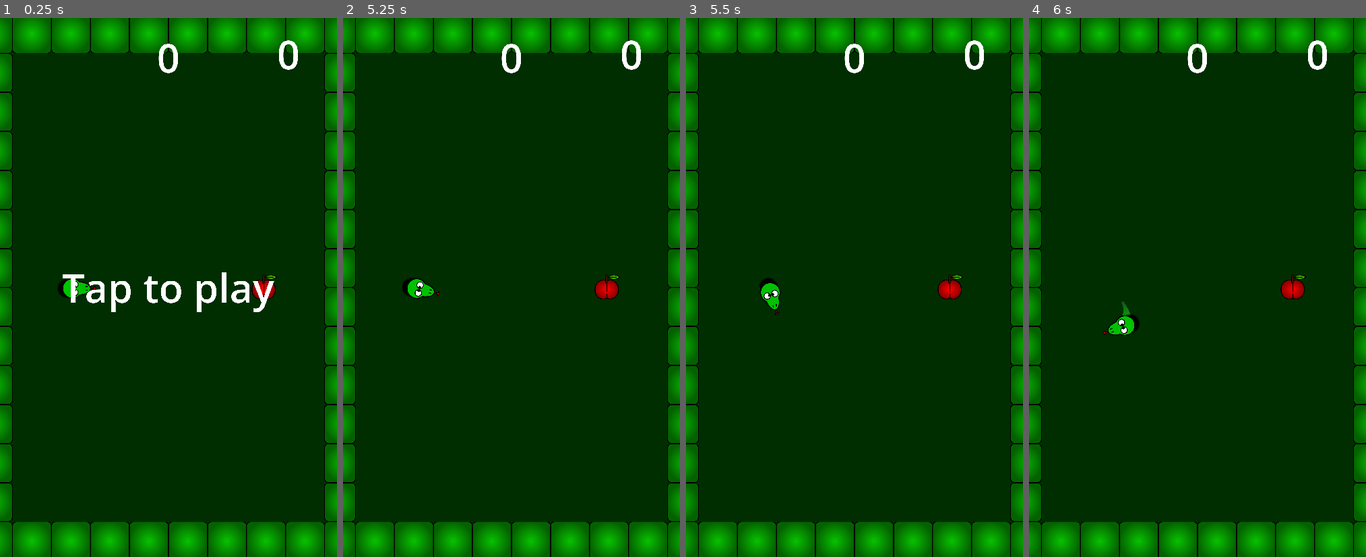
Above: before the commit, frames 1-4 (left to right).
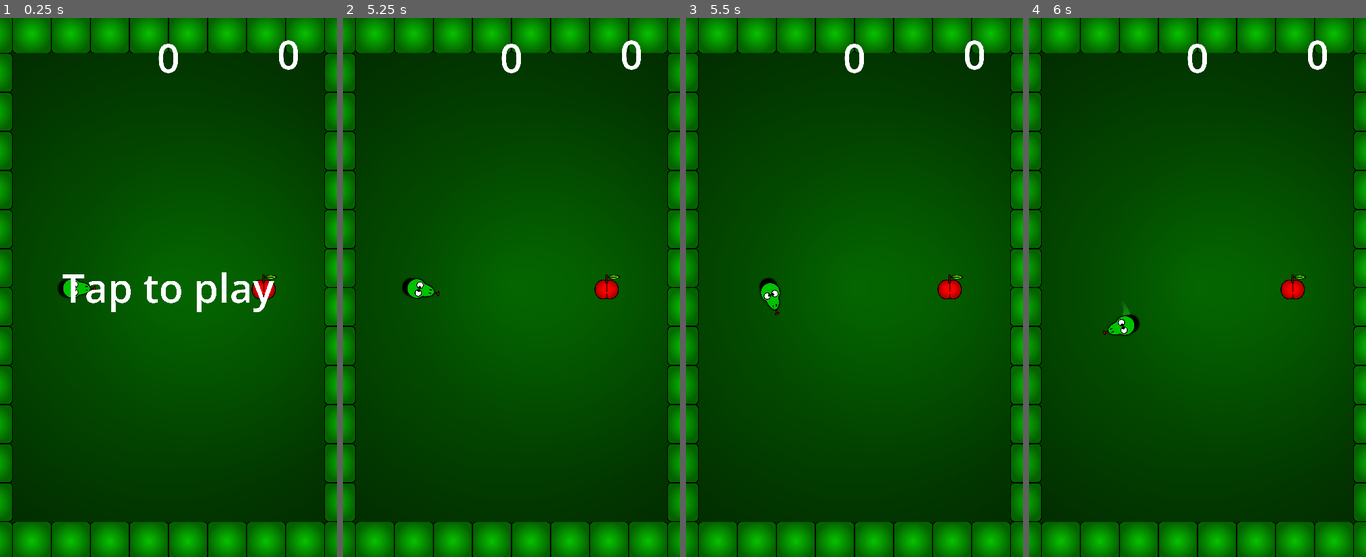
Above: after the commit, the same moments.

Repository: B-mo2000/snake-car
Game: Godot game, scene res://ttt/world.tscn
The game is run twice, just before and just after one commit, with the same random seed, the same clock (stepped at 60 frames per second) and the same inputs.
Inputs (mouse positions are in pixels of both pictures, inside the frame that each line leads up to):
- Up to frame 1 (0.25 s): no input
- Up to frame 2 (5.25 s): tap Enter every 0.75 s from 0.5 to 4.25 s; move the mouse to (585, 260) at 0.52 s; hold A (a) 0.53-1.28 s; tap D (d) at 0.8, 1.35, 3.05 s; move the mouse to (444, 314) at 1.27 s; tap R (r) at 1.55, 2.1, 3.8, 4.35 s; move the mouse to (545, 168) at 2.02 s; hold A (a) 2.03-2.78 s; move the mouse to (494, 395) at 2.77 s; tap A (a) at 2.85, 4.55 s; move the mouse to (612, 368) at 3.52 s; hold D (d) 3.53-4.28 s; move the mouse to (410, 206) at 4.27 s; move the mouse to (528, 287) at 5.02 s; hold D (d) from 5.03 s (still down); tap Space (tap) at 5.1 s
- Up to frame 3 (5.5 s): keep holding D (d)
- Up to frame 4 (6 s): move the mouse to (1146, 152) at 5.77 s; release D (d) at 5.78 s; tap A (a) at 5.85 s

The runs differ from the first frame. In frame 1, 37% of the frame differs, in the area x 9-97%, y 23-77%; in frame 2, 38%; in frame 3, 38%; in frame 4, 38%.

Commit message:
background

Diff:
--- a/ttt/apple.tscn
+++ b/ttt/apple.tscn
@@ -1,6 +1,7 @@
-[gd_scene load_steps=3 format=3 uid="uid://vkg1p6yauyl5"]
+[gd_scene load_steps=4 format=3 uid="uid://vkg1p6yauyl5"]
 
 [ext_resource type="Texture2D" uid="uid://brq8iqd3c2foj" path="res://img/apple.png" id="1_2wfxg"]
+[ext_resource type="Texture2D" uid="uid://bnhwxvgg7eg0s" path="res://img/light.png" id="2_32ejx"]
 
 [sub_resource type="CircleShape2D" id="CircleShape2D_3juh1"]
 radius = 51.1566
@@ -18,4 +19,11 @@
 shape = SubResource("CircleShape2D_3juh1")
 metadata/_edit_lock_ = true
 
+[node name="light" type="PointLight2D" parent="apple"]
+energy = 0.2
+shadow_enabled = true
+texture = ExtResource("2_32ejx")
+texture_scale = 10.0
+metadata/_edit_lock_ = true
+
 [connection signal="area_entered" from="apple" to="." method="_on_apple_area_entered"]
--- a/ttt/player.gd
+++ b/ttt/player.gd
@@ -3,6 +3,7 @@
 const body = preload("res://ttt/body.tscn")
 const apple = preload("res://ttt/apple.tscn")
 const blod = preload("res://ttt/blod.tscn")
+@onready var particuls = $particuls
 
 @onready var move = $move
 @onready var spown_body = $spown_body
@@ -56,6 +57,7 @@
 		Auto.score += 1
 		trile.MAX_LENGTH += 20
 		Auto._apple_bite()
+		particuls.emitting = true
 
 		var n = blod.instantiate()
 		n.global_position = area.global_position
--- a/ttt/player.tscn
+++ b/ttt/player.tscn
@@ -14,6 +14,9 @@
 [sub_resource type="RectangleShape2D" id="RectangleShape2D_ed3aq"]
 size = Vector2(31, 82)
 
+[sub_resource type="OccluderPolygon2D" id="OccluderPolygon2D_rn07k"]
+polygon = PackedVector2Array(-42, 42, -29, 52, -15, 58, 0, 60, 16, 58, 30, 52, 42, 42, 70, 37, 92, 29, 110, 16, 115, 0, 112, -12, 104, -23, 84, -33, 67, -39, 42, -42, 30, -52, 15, -58, 0, -60, -15, -58, -30, -52, -43, -42, -52, -30, -58, -15, -60, 0, -58, 17, -52, 31)
+
 [node name="player" type="RigidBody2D"]
 physics_material_override = SubResource("PhysicsMaterial_swgtn")
 gravity_scale = 1.66533e-16
@@ -28,6 +31,7 @@
 metadata/_edit_lock_ = true
 
 [node name="CollisionShape2D" type="CollisionShape2D" parent="."]
+z_index = 1
 shape = SubResource("CircleShape2D_f2h2y")
 metadata/_edit_lock_ = true
 
@@ -52,5 +56,16 @@
 script = ExtResource("4_8vmv0")
 metadata/_edit_lock_ = true
 
+[node name="LightOccluder2D" type="LightOccluder2D" parent="."]
+occluder = SubResource("OccluderPolygon2D_rn07k")
+metadata/_edit_lock_ = true
+
+[node name="particuls" type="CPUParticles2D" parent="."]
+position = Vector2(100, 0)
+emitting = false
+one_shot = true
+gravity = Vector2(2.08189e-12, 2.08189e-12)
+metadata/_edit_lock_ = true
+
 [connection signal="area_entered" from="hb" to="." method="_on_hb_area_entered"]
 [connection signal="body_entered" from="hb" to="." method="_on_hb_body_entered"]
--- a/ttt/world.tscn
+++ b/ttt/world.tscn
@@ -118,3 +118,10 @@
 passby_press = true
 action = "a"
 metadata/_edit_lock_ = true
+
+[node name="background" type="Sprite2D" parent="."]
+modulate = Color(0.486275, 0.486275, 0.486275, 1)
+z_index = -5
+scale = Vector2(13.7, 13.7)
+texture = ExtResource("2_c43k4")
+metadata/_edit_lock_ = true
Binary file added: img/light.png
Not shown, added: img/light.png.import
Not shown: 1 places in ttt/player.tscn that only renumber resources
